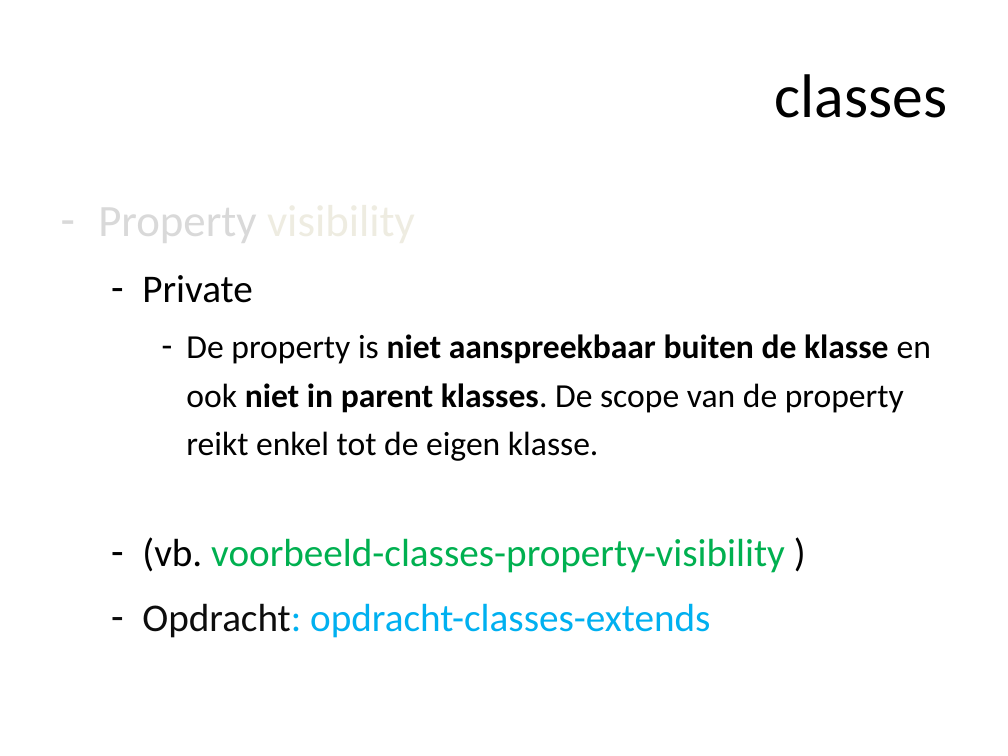
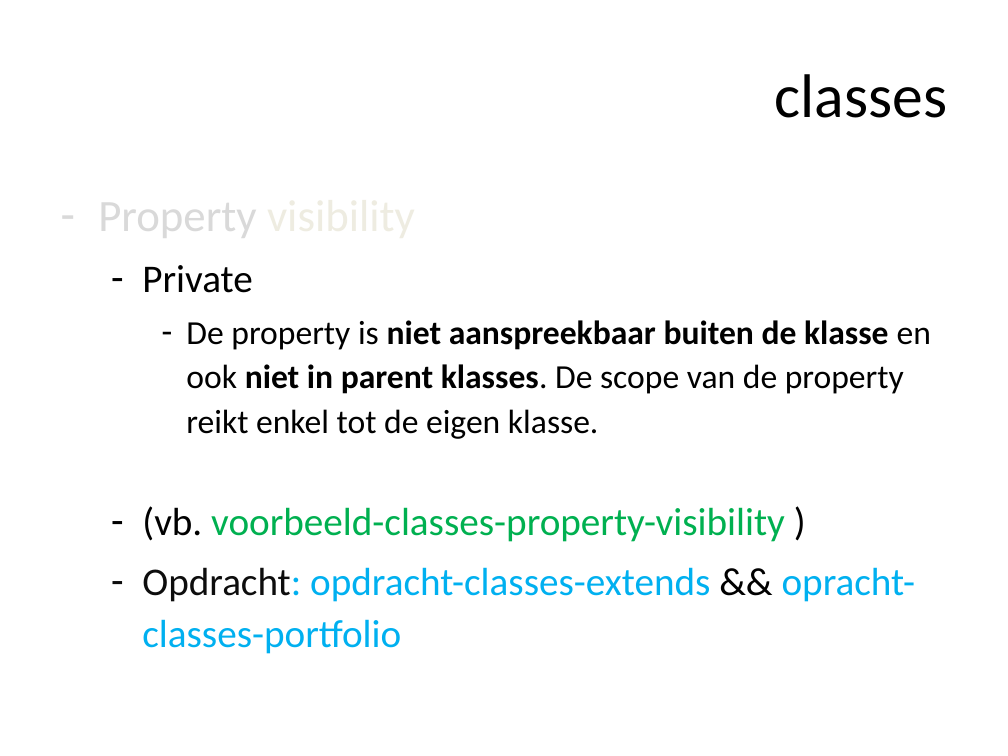
Before and after one commit to ajkea/web-backend-1, a slide deck: slide 136 of public/cursus/web-backend-cursus.pptx. Drawn at 1008x756 pixels with LibreOffice and Linux fonts; fonts in the diff are those of the drawing. Boxes give left, top, right and bottom in pixels: in the first picture for what was removed or moved away, otherwise in the second. Text is boxed around its words. In the diff, an @@ line names an element or a change of style, - is before the commit and + after.

Commit message:
opdracht classes portfolio toevoegen aan slides

```diff
--- a/public/cursus/web-backend-cursus.pptx
+++ b/public/cursus/web-backend-cursus.pptx
@@ text at (98, 189, 931, 542): line spacing 1.2 to 1.1 @@
@@ text at (142, 567, 915, 654): text changed @@
-  – Opdracht: opdracht-classes-extends
+  – Opdracht: opdracht-classes-extends && opracht-classes-portfolio
```
Also in this commit, not shown: 1 other file.
